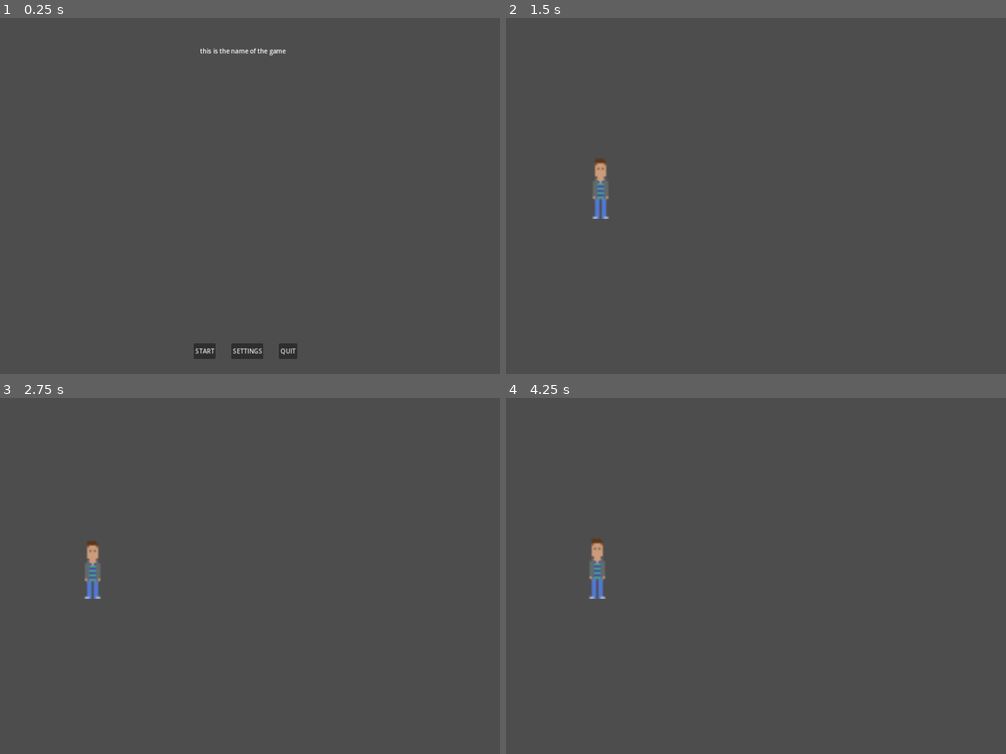
Above: before the commit, frames 1-4 (two rows, left to right).
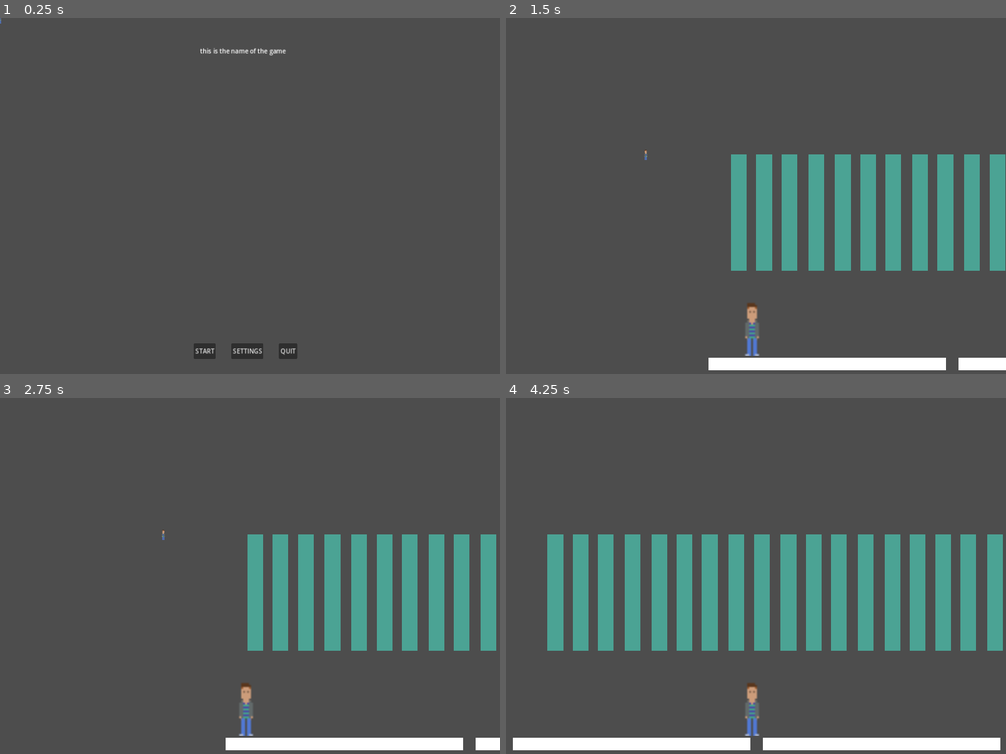
Above: after the commit, the same moments.

Repository: adamsocki/test_godot
Game: Godot game, scene res://game_manager.tscn
Same seed, same stepped clock (60 frames per second), same inputs: the game is played once before the commit and once after it.
Inputs (mouse positions are in pixels of both pictures, inside the frame that each line leads up to):
- Up to frame 1 (0.25 s): no input
- Up to frame 2 (1.5 s): click "START" at 0.5 s; tap Enter at 1.25 s; move the mouse to (866, 185) at 1.27 s; press the mouse at (866, 185) at 1.28 s; hold D (move_right, bound only after the commit) from 1.28 s (still down)
- Up to frame 3 (2.75 s): move the mouse to (150, 604) at 2.02 s; release D (move_right, bound only after the commit) at 2.03 s; release the mouse at (150, 604) at 2.03 s; hold Left (move_left, bound only after the commit) from 2.03 s (still down); click (150, 604) at 2.1 s
- Up to frame 4 (4.25 s): move the mouse to (806, 504) at 2.77 s; release Left (move_left, bound only after the commit) at 2.78 s; press the mouse at (806, 504) at 2.78 s; hold D (move_right, bound only after the commit) from 2.78 s (still down); move the mouse to (731, 661) at 3.52 s; release the mouse at (731, 661) at 3.53 s; click (731, 661) at 3.6 s

The runs differ from the first frame. In frame 1, less than 0.1% of the frame differs, in the area x 0-1%, y 0-2%; in frame 2, 14%; in frame 3, 13%; in frame 4, 22%, in the area x 1-100%, y 38-99%.

Commit message:
camera

Diff:
--- /dev/null
+++ b/game1_2D/GlobalData.gd
@@ -0,0 +1,10 @@
+extends Node
+
+class
+
+func paralax_mover(type):
+	match type:
+		1:
+			return 0.4
+		_:
+			pass
--- a/game1_2D/LevelManager.gd
+++ b/game1_2D/LevelManager.gd
@@ -21,6 +21,11 @@
 	start_level(current_level_index)
 
 
+func update_currentlevel():
+	current_level.update_level()
+
+
+
 func start_level(level_index):
 
 	if current_level != null:
@@ -32,6 +37,7 @@
 	# Add the new level as a child of this node
 	add_child(current_level)
 
+	current_level.init_level()
 	# Store the new level index
 	current_level_index = level_index
 
--- a/game1_2D/constants.gd
+++ b/game1_2D/constants.gd
@@ -26,3 +26,9 @@
 {
 	settings_menu
 }
+
+enum PlayerState
+{
+	idle,
+	walking
+}
--- /dev/null
+++ b/game1_2D/functions.gd
@@ -0,0 +1,12 @@
+extends Node
+
+
+class_name Functions
+
+
+func paralax_mover(type):
+	match type:
+		1:
+			return 0.4
+		_:
+			pass
--- /dev/null
+++ b/game1_2D/functions.tscn
@@ -0,0 +1,6 @@
+[gd_scene load_steps=2 format=3 uid="uid://ciotko3o3jcwm"]
+
+[ext_resource type="Script" path="res://functions.gd" id="1_j2m77"]
+
+[node name="Functions" type="Node"]
+script = ExtResource("1_j2m77")
--- a/game1_2D/game_manager.gd
+++ b/game1_2D/game_manager.gd
@@ -1,16 +1,23 @@
 extends Node
 
-
 var game_state
-
-
+var functions
 # Called when the node enters the scene tree for the first time.
 func _ready():
+
 	game_state = Constants.GameState.StartGame
+#	functions = Functions.new()
 	$GameStateManager.init_game()
 	$LevelManager.init_level_manager()
 
-
 # Called every frame. 'delta' is the elapsed time since the previous frame.
 func _process(delta):
+
 	$GameStateManager.update_game_state_manager(game_state, delta)
+
+	# Update based on current game_state
+	match game_state:
+		Constants.GameState.StartGame:
+			pass
+		Constants.GameState.InGame:
+			$UIManager.update_ui_manager()
--- a/game1_2D/game_manager.tscn
+++ b/game1_2D/game_manager.tscn
@@ -14,3 +14,5 @@
 
 [node name="LevelManager" type="Node" parent="."]
 script = ExtResource("4_qhfwk")
+
+[node name="PlayerManager" type="Node" parent="."]
--- a/game1_2D/game_state_manager.gd
+++ b/game1_2D/game_state_manager.gd
@@ -7,16 +7,17 @@
 #	get_node("../UIManager").init_start_menu()
 
 
-
-
 func update_game_state_manager(game_state, delta):
 	match game_state:
 		Constants.GameState.StartGame:
 			#print("test")
+
 #			get_node("../UIManager").show_start_menu()
 #			get_node("../UIManager").update_ui_start(delta)
 			pass
+
 		Constants.GameState.InGame:
 			pass
+			#print("inGame")
 #			get_node("../UIManager").update_ui_level(delta)
 			#print("not")
--- a/game1_2D/levels/StartGameButton.gd
+++ b/game1_2D/levels/StartGameButton.gd
@@ -1,16 +1,4 @@
 extends Button
 
 
-# Called when the node enters the scene tree for the first time.
-func _ready():
-	pass # Replace with function body.
-
-
-# Called every frame. 'delta' is the elapsed time since the previous frame.
-func _process(delta):
-	pass
-
-
-func _on_start_pressed():
-	get_node("../../..").next_level()
-	pass # Replace with function body.
+var level_manager
--- /dev/null
+++ b/game1_2D/levels/level_0.gd
@@ -0,0 +1,17 @@
+extends Node2D
+
+
+
+var level_manager
+
+
+func init_level():
+	level_manager = get_parent()
+
+
+func update_level():
+	pass
+
+
+func _on_start_game_button_pressed():
+	level_manager.next_level()
--- a/game1_2D/levels/level_0.tscn
+++ b/game1_2D/levels/level_0.tscn
@@ -1,10 +1,12 @@
-[gd_scene load_steps=4 format=3 uid="uid://c1l0bfb4sdyq7"]
+[gd_scene load_steps=5 format=3 uid="uid://c1l0bfb4sdyq7"]
 
 [ext_resource type="Script" path="res://levels/StartGameButton.gd" id="1_64xlk"]
+[ext_resource type="Script" path="res://levels/level_0.gd" id="1_c6nup"]
 [ext_resource type="Script" path="res://levels/SettingsButton.gd" id="2_cj7aa"]
 [ext_resource type="PackedScene" uid="uid://cjkhvn1d1lrlv" path="res://menus/game_settings.tscn" id="3_mnsla"]
 
 [node name="Level_0" type="Node2D"]
+script = ExtResource("1_c6nup")
 
 [node name="Title" type="Label" parent="."]
 anchors_preset = 8
@@ -58,5 +60,5 @@
 layout_mode = 2
 text = "QUIT"
 
-[connection signal="pressed" from="HBoxContainer/StartGameButton" to="HBoxContainer/StartGameButton" method="_on_start_pressed"]
+[connection signal="pressed" from="HBoxContainer/StartGameButton" to="." method="_on_start_game_button_pressed"]
 [connection signal="pressed" from="HBoxContainer/SettingsButton" to="HBoxContainer/SettingsButton" method="_on_settings_pressed"]
--- /dev/null
+++ b/game1_2D/levels/level_1.gd
@@ -0,0 +1,18 @@
+extends Node2D
+
+
+var functions = Functions.new()
+
+func init_level():
+	pass
+
+
+
+
+
+func _process(delta):
+
+	if $Player.velocity.x > 0.0:
+		$Paralax_set_1.position.x += functions.paralax_mover(1)
+	elif $Player.velocity.x < 0.0:
+		$Paralax_set_1.position.x -= functions.paralax_mover(1)
--- a/game1_2D/levels/level_1.tscn
+++ b/game1_2D/levels/level_1.tscn
@@ -1,12 +1,14 @@
-[gd_scene load_steps=3 format=3 uid="uid://dd1x5rds8v7ws"]
+[gd_scene load_steps=4 format=3 uid="uid://dd1x5rds8v7ws"]
 
 [ext_resource type="PackedScene" uid="uid://b61lnl0uvhop" path="res://player.tscn" id="1_g8vml"]
+[ext_resource type="Script" path="res://levels/level_1.gd" id="1_o4g7v"]
 
 [sub_resource type="CapsuleShape2D" id="CapsuleShape2D_ffcsp"]
 radius = 8.0
 height = 896.0
 
 [node name="Level1" type="Node2D"]
+script = ExtResource("1_o4g7v")
 
 [node name="Node" type="Node" parent="."]
 
@@ -33,3 +35,275 @@
 shape = SubResource("CapsuleShape2D_ffcsp")
 
 [node name="Player" parent="." instance=ExtResource("1_g8vml")]
+position = Vector2(192, 440)
+
+[node name="Paralax_set_1" type="Node2D" parent="."]
+scale = Vector2(4.03347, 7.44032)
+
+[node name="ColorRect" type="ColorRect" parent="Paralax_set_1"]
+custom_minimum_size = Vector2(10, 0)
+offset_left = 53.0189
+offset_right = 53.0189
+offset_bottom = 40.0
+size_flags_horizontal = 6
+color = Color(0.294118, 0.639216, 0.580392, 1)
+
+[node name="ColorRect2" type="ColorRect" parent="Paralax_set_1"]
+custom_minimum_size = Vector2(10, 0)
+offset_left = 69.4191
+offset_right = 79.4191
+offset_bottom = 40.0
+size_flags_horizontal = 6
+color = Color(0.294118, 0.639216, 0.580392, 1)
+
+[node name="ColorRect3" type="ColorRect" parent="Paralax_set_1"]
+custom_minimum_size = Vector2(10, 0)
+offset_left = 85.2863
+offset_right = 95.2863
+offset_bottom = 40.0
+size_flags_horizontal = 6
+color = Color(0.294118, 0.639216, 0.580392, 1)
+
+[node name="ColorRect4" type="ColorRect" parent="Paralax_set_1"]
+custom_minimum_size = Vector2(10, 0)
+offset_left = 101.686
+offset_right = 111.686
+offset_bottom = 40.0
+size_flags_horizontal = 6
+color = Color(0.294118, 0.639216, 0.580392, 1)
+
+[node name="ColorRect5" type="ColorRect" parent="Paralax_set_1"]
+custom_minimum_size = Vector2(10, 0)
+offset_left = 119.004
+offset_right = 129.004
+offset_bottom = 40.0
+size_flags_horizontal = 6
+color = Color(0.294118, 0.639216, 0.580392, 1)
+
+[node name="ColorRect6" type="ColorRect" parent="Paralax_set_1"]
+custom_minimum_size = Vector2(10, 0)
+offset_left = 135.404
+offset_right = 145.404
+offset_bottom = 40.0
+size_flags_horizontal = 6
+color = Color(0.294118, 0.639216, 0.580392, 1)
+
+[node name="ColorRect7" type="ColorRect" parent="Paralax_set_1"]
+custom_minimum_size = Vector2(10, 0)
+offset_left = 151.271
+offset_right = 161.271
+offset_bottom = 40.0
+size_flags_horizontal = 6
+color = Color(0.294118, 0.639216, 0.580392, 1)
+
+[node name="ColorRect8" type="ColorRect" parent="Paralax_set_1"]
+custom_minimum_size = Vector2(10, 0)
+offset_left = 167.672
+offset_right = 177.672
+offset_bottom = 40.0
+size_flags_horizontal = 6
+color = Color(0.294118, 0.639216, 0.580392, 1)
+
+[node name="ColorRect9" type="ColorRect" parent="Paralax_set_1"]
+custom_minimum_size = Vector2(10, 0)
+offset_left = 184.456
+offset_right = 194.456
+offset_bottom = 40.0
+size_flags_horizontal = 6
+color = Color(0.294118, 0.639216, 0.580392, 1)
+
+[node name="ColorRect10" type="ColorRect" parent="Paralax_set_1"]
+custom_minimum_size = Vector2(10, 0)
+offset_left = 200.857
+offset_right = 210.857
+offset_bottom = 40.0
+size_flags_horizontal = 6
+color = Color(0.294118, 0.639216, 0.580392, 1)
+
+[node name="ColorRect11" type="ColorRect" parent="Paralax_set_1"]
+custom_minimum_size = Vector2(10, 0)
+offset_left = 216.724
+offset_right = 226.724
+offset_bottom = 40.0
+size_flags_horizontal = 6
+color = Color(0.294118, 0.639216, 0.580392, 1)
+
+[node name="ColorRect12" type="ColorRect" parent="Paralax_set_1"]
+custom_minimum_size = Vector2(10, 0)
+offset_left = 233.124
+offset_right = 243.124
+offset_bottom = 40.0
+size_flags_horizontal = 6
+color = Color(0.294118, 0.639216, 0.580392, 1)
+
+[node name="ColorRect13" type="ColorRect" parent="Paralax_set_1"]
+custom_minimum_size = Vector2(10, 0)
+offset_left = 250.442
+offset_right = 260.442
+offset_bottom = 40.0
+size_flags_horizontal = 6
+color = Color(0.294118, 0.639216, 0.580392, 1)
+
+[node name="ColorRect14" type="ColorRect" parent="Paralax_set_1"]
+custom_minimum_size = Vector2(10, 0)
+offset_left = 266.842
+offset_right = 276.842
+offset_bottom = 40.0
+size_flags_horizontal = 6
+color = Color(0.294118, 0.639216, 0.580392, 1)
+
+[node name="ColorRect15" type="ColorRect" parent="Paralax_set_1"]
+custom_minimum_size = Vector2(10, 0)
+offset_left = 282.709
+offset_right = 292.709
+offset_bottom = 40.0
+size_flags_horizontal = 6
+color = Color(0.294118, 0.639216, 0.580392, 1)
+
+[node name="ColorRect16" type="ColorRect" parent="Paralax_set_1"]
+custom_minimum_size = Vector2(10, 0)
+offset_left = 299.109
+offset_right = 309.109
+offset_bottom = 40.0
+size_flags_horizontal = 6
+color = Color(0.294118, 0.639216, 0.580392, 1)
+
+[node name="ColorRect17" type="ColorRect" parent="Paralax_set_1"]
+custom_minimum_size = Vector2(10, 0)
+offset_left = 315.361
+offset_right = 325.361
+offset_bottom = 40.0
+size_flags_horizontal = 6
+color = Color(0.294118, 0.639216, 0.580392, 1)
+
+[node name="ColorRect18" type="ColorRect" parent="Paralax_set_1"]
+custom_minimum_size = Vector2(10, 0)
+offset_left = 331.761
+offset_right = 341.761
+offset_bottom = 40.0
+size_flags_horizontal = 6
+color = Color(0.294118, 0.639216, 0.580392, 1)
+
+[node name="ColorRect19" type="ColorRect" parent="Paralax_set_1"]
+custom_minimum_size = Vector2(10, 0)
+offset_left = 347.628
+offset_right = 357.628
+offset_bottom = 40.0
+size_flags_horizontal = 6
+color = Color(0.294118, 0.639216, 0.580392, 1)
+
+[node name="ColorRect20" type="ColorRect" parent="Paralax_set_1"]
+custom_minimum_size = Vector2(10, 0)
+offset_left = 364.028
+offset_right = 374.028
+offset_bottom = 40.0
+size_flags_horizontal = 6
+color = Color(0.294118, 0.639216, 0.580392, 1)
+
+[node name="ColorRect21" type="ColorRect" parent="Paralax_set_1"]
+custom_minimum_size = Vector2(10, 0)
+offset_left = 381.346
+offset_right = 391.346
+offset_bottom = 40.0
+size_flags_horizontal = 6
+color = Color(0.294118, 0.639216, 0.580392, 1)
+
+[node name="ColorRect22" type="ColorRect" parent="Paralax_set_1"]
+custom_minimum_size = Vector2(10, 0)
+offset_left = 397.746
+offset_right = 407.746
+offset_bottom = 40.0
+size_flags_horizontal = 6
+color = Color(0.294118, 0.639216, 0.580392, 1)
+
+[node name="ColorRect23" type="ColorRect" parent="Paralax_set_1"]
+custom_minimum_size = Vector2(10, 0)
+offset_left = 413.613
+offset_right = 423.613
+offset_bottom = 40.0
+size_flags_horizontal = 6
+color = Color(0.294118, 0.639216, 0.580392, 1)
+
+[node name="ColorRect24" type="ColorRect" parent="Paralax_set_1"]
+custom_minimum_size = Vector2(10, 0)
+offset_left = 430.014
+offset_right = 440.014
+offset_bottom = 40.0
+size_flags_horizontal = 6
+color = Color(0.294118, 0.639216, 0.580392, 1)
+
+[node name="ColorRect25" type="ColorRect" parent="Paralax_set_1"]
+custom_minimum_size = Vector2(10, 0)
+offset_left = 446.798
+offset_right = 456.798
+offset_bottom = 40.0
+size_flags_horizontal = 6
+color = Color(0.294118, 0.639216, 0.580392, 1)
+
+[node name="ColorRect26" type="ColorRect" parent="Paralax_set_1"]
+custom_minimum_size = Vector2(10, 0)
+offset_left = 463.199
+offset_right = 473.199
+offset_bottom = 40.0
+size_flags_horizontal = 6
+color = Color(0.294118, 0.639216, 0.580392, 1)
+
+[node name="ColorRect27" type="ColorRect" parent="Paralax_set_1"]
+custom_minimum_size = Vector2(10, 0)
+offset_left = 479.066
+offset_right = 489.066
+offset_bottom = 40.0
+size_flags_horizontal = 6
+color = Color(0.294118, 0.639216, 0.580392, 1)
+
+[node name="ColorRect28" type="ColorRect" parent="Paralax_set_1"]
+custom_minimum_size = Vector2(10, 0)
+offset_left = 495.466
+offset_right = 505.466
+offset_bottom = 40.0
+size_flags_horizontal = 6
+color = Color(0.294118, 0.639216, 0.580392, 1)
+
+[node name="ColorRect29" type="ColorRect" parent="Paralax_set_1"]
+custom_minimum_size = Vector2(10, 0)
+offset_left = 512.784
+offset_right = 522.784
+offset_bottom = 40.0
+size_flags_horizontal = 6
+color = Color(0.294118, 0.639216, 0.580392, 1)
+
+[node name="ColorRect30" type="ColorRect" parent="Paralax_set_1"]
+custom_minimum_size = Vector2(10, 0)
+offset_left = 529.184
+offset_right = 539.184
+offset_bottom = 40.0
+size_flags_horizontal = 6
+color = Color(0.294118, 0.639216, 0.580392, 1)
+
+[node name="ColorRect31" type="ColorRect" parent="Paralax_set_1"]
+custom_minimum_size = Vector2(10, 0)
+offset_left = 545.051
+offset_right = 555.051
+offset_bottom = 40.0
+size_flags_horizontal = 6
+color = Color(0.294118, 0.639216, 0.580392, 1)
+
+[node name="ColorRect32" type="ColorRect" parent="Paralax_set_1"]
+custom_minimum_size = Vector2(10, 0)
+offset_left = 561.451
+offset_right = 571.451
+offset_bottom = 40.0
+size_flags_horizontal = 6
+color = Color(0.294118, 0.639216, 0.580392, 1)
+
+[node name="ColorRect" type="ColorRect" parent="."]
+offset_left = 160.0
+offset_top = 520.0
+offset_right = 768.0
+offset_bottom = 552.0
+
+[node name="ColorRect2" type="ColorRect" parent="."]
+offset_left = 800.0
+offset_top = 520.0
+offset_right = 1408.0
+offset_bottom = 552.0
--- a/game1_2D/menus/game_settings.tscn
+++ b/game1_2D/menus/game_settings.tscn
@@ -18,6 +18,7 @@
 color = Color(0.541176, 0.470588, 0.580392, 1)
 
 [node name="ReturnButton" type="Button" parent="ColorRect"]
+layout_mode = 0
 offset_left = 72.0
 offset_top = 408.0
 offset_right = 244.0
@@ -26,6 +27,7 @@
 "
 
 [node name="SaveSettings" type="Button" parent="ColorRect"]
+layout_mode = 0
 offset_left = 536.0
 offset_top = 408.0
 offset_right = 708.0
--- a/game1_2D/player.gd
+++ b/game1_2D/player.gd
@@ -1,25 +1,56 @@
 extends Node2D
 
 
-@export var speed = 4
+@export var speed = 400
+var player_moving = false
+
+var player_state
+
+var velocity = Vector2.ZERO
 
 # Called when the node enters the scene tree for the first time.
 func _ready():
-	pass
+	player_state = Constants.PlayerState.idle
+
 #	position = pos
+
+
+
 
 
 # Called every frame. 'delta' is the elapsed time since the previous frame.
 func _process(delta):
-	var velocity = Vector2.ZERO
-	if Input.is_action_pressed("mouse_left"):
+	velocity = Vector2.ZERO
+	if Input.is_action_pressed("move_left"):
 		velocity.x -= 1
-
+	if Input.is_action_pressed("move_right"):
+		velocity.x += 1
+#	if Input.is_action_pressed("move_left"):
+#		velocity.x -= 1
+#	if Input.is_action_pressed("move_left"):
+#		velocity.x -= 1
 
 
 	if velocity.length() > 0:
 		velocity = velocity.normalized() * speed
-		$AnimatedSprite2D.play()
+		player_state = Constants.PlayerState.walking
+		player_moving = true
+
 	else:
-		$AnimatedSprite2D.stop()
+		player_state = Constants.PlayerState.idle
+		player_moving = false
+
+
 	position += velocity * delta
+
+
+#	match player_state:
+
+#		Constants.PlayerState.walking:
+#			if !$WalkingAnimatedSprite2D.is_playing():
+#				$IdleAnimatedSprite2D.stop()
+#				$WalkingAnimatedSprite2D.play("idle", false, false)
+#		Constants.PlayerState.idle:
+#			if !$IdleAnimatedSprite2D.is_playing():
+#				$WalkingAnimatedSprite2D.stop()
+#				$IdleAnimatedSprite2D.play("idle", false, false)
--- a/game1_2D/player.tscn
+++ b/game1_2D/player.tscn
@@ -1,29 +1,43 @@
 [gd_scene load_steps=5 format=3 uid="uid://b61lnl0uvhop"]
 
 [ext_resource type="Script" path="res://player.gd" id="1_olmpa"]
-[ext_resource type="Texture2D" uid="uid://pcmlj6qt40dk" path="res://character/man_idle1.png" id="2_0pc0n"]
-[ext_resource type="Texture2D" uid="uid://bl17yxn3wo3mb" path="res://character/man_idle2.png" id="3_en8mv"]
+[ext_resource type="Texture2D" uid="uid://pcmlj6qt40dk" path="res://character/man_idle1.png" id="2_552pj"]
+[ext_resource type="Texture2D" uid="uid://bl17yxn3wo3mb" path="res://character/man_idle2.png" id="3_m4ev6"]
 
-[sub_resource type="SpriteFrames" id="SpriteFrames_r012t"]
+[sub_resource type="SpriteFrames" id="SpriteFrames_i0shk"]
 animations = [{
 "frames": [{
 "duration": 1.0,
-"texture": ExtResource("2_0pc0n")
+"texture": ExtResource("2_552pj")
 }, {
 "duration": 1.0,
-"texture": ExtResource("3_en8mv")
+"texture": ExtResource("3_m4ev6")
 }],
 "loop": true,
 "name": &"idle",
 "speed": 5.0
+}, {
+"frames": [{
+"duration": 1.0,
+"texture": ExtResource("2_552pj")
+}, {
+"duration": 1.0,
+"texture": ExtResource("3_m4ev6")
+}],
+"loop": true,
+"name": &"walking",
+"speed": 5.0
 }]
 
 [node name="Player" type="Node2D"]
+scale = Vector2(5, 5)
 script = ExtResource("1_olmpa")
 
+[node name="Camera" type="Camera2D" parent="."]
+position = Vector2(2, -61.8)
+
+[node name="StaticBody2D" type="StaticBody2D" parent="."]
+
 [node name="AnimatedSprite2D" type="AnimatedSprite2D" parent="."]
-position = Vector2(243, 428)
-scale = Vector2(5.67471, 5.67471)
-sprite_frames = SubResource("SpriteFrames_r012t")
+sprite_frames = SubResource("SpriteFrames_i0shk")
 animation = &"idle"
-frame_progress = 0.463056
--- a/game1_2D/project.godot
+++ b/game1_2D/project.godot
@@ -24,9 +24,15 @@
 
 [input]
 
-mouse_left={
+move_left={
 "deadzone": 0.5,
-"events": [Object(InputEventMouseButton,"resource_local_to_scene":false,"resource_name":"","device":-1,"window_id":0,"alt_pressed":false,"shift_pressed":false,"ctrl_pressed":false,"meta_pressed":false,"button_mask":0,"position":Vector2(0, 0),"global_position":Vector2(0, 0),"factor":1.0,"button_index":1,"canceled":false,"pressed":false,"double_click":false,"script":null)
-, Object(InputEventKey,"resource_local_to_scene":false,"resource_name":"","device":-1,"window_id":0,"alt_pressed":false,"shift_pressed":false,"ctrl_pressed":false,"meta_pressed":false,"pressed":false,"keycode":0,"physical_keycode":4194319,"key_label":0,"unicode":0,"echo":false,"script":null)
+"events": [Object(InputEventKey,"resource_local_to_scene":false,"resource_name":"","device":-1,"window_id":0,"alt_pressed":false,"shift_pressed":false,"ctrl_pressed":false,"meta_pressed":false,"pressed":false,"keycode":4194319,"physical_keycode":0,"key_label":0,"unicode":0,"echo":false,"script":null)
+, Object(InputEventKey,"resource_local_to_scene":false,"resource_name":"","device":-1,"window_id":0,"alt_pressed":false,"shift_pressed":false,"ctrl_pressed":false,"meta_pressed":false,"pressed":false,"keycode":0,"physical_keycode":65,"key_label":0,"unicode":97,"echo":false,"script":null)
 ]
 }
+move_right={
+"deadzone": 0.5,
+"events": [Object(InputEventKey,"resource_local_to_scene":false,"resource_name":"","device":-1,"window_id":0,"alt_pressed":false,"shift_pressed":false,"ctrl_pressed":false,"meta_pressed":false,"pressed":false,"keycode":0,"physical_keycode":68,"key_label":0,"unicode":100,"echo":false,"script":null)
+, Object(InputEventKey,"resource_local_to_scene":false,"resource_name":"","device":-1,"window_id":0,"alt_pressed":false,"shift_pressed":false,"ctrl_pressed":false,"meta_pressed":false,"pressed":false,"keycode":0,"physical_keycode":4194321,"key_label":0,"unicode":0,"echo":false,"script":null)
+]
+}
--- a/game1_2D/ui_manager.gd
+++ b/game1_2D/ui_manager.gd
@@ -46,6 +46,7 @@
 	transition_state = Constants.TransitionType.from_start
 	fade_in = true
 	transition_screen_type_1.show()
+	get_parent().get_parent().game_state = Constants.GameState.InGame
 
 
 
@@ -83,6 +84,13 @@
 
 
 
+func update_ui_manager():
+	set_cursor_position()
+
+func set_cursor_position():
+	$Cursor.position = get_viewport().get_mouse_position()
+
+
 func update_ui_level(delta):
 	pass
 
--- a/game1_2D/ui_manager.tscn
+++ b/game1_2D/ui_manager.tscn
@@ -1,6 +1,12 @@
-[gd_scene load_steps=2 format=3 uid="uid://d3j71gqcavu5m"]
+[gd_scene load_steps=3 format=3 uid="uid://d3j71gqcavu5m"]
 
 [ext_resource type="Script" path="res://ui_manager.gd" id="1_m0iu7"]
+[ext_resource type="Texture2D" uid="uid://pcmlj6qt40dk" path="res://character/man_idle1.png" id="2_ag1s7"]
 
 [node name="UIManager" type="Node"]
 script = ExtResource("1_m0iu7")
+
+[node name="Cursor" type="Node2D" parent="."]
+
+[node name="Sprite2D" type="Sprite2D" parent="Cursor"]
+texture = ExtResource("2_ag1s7")
